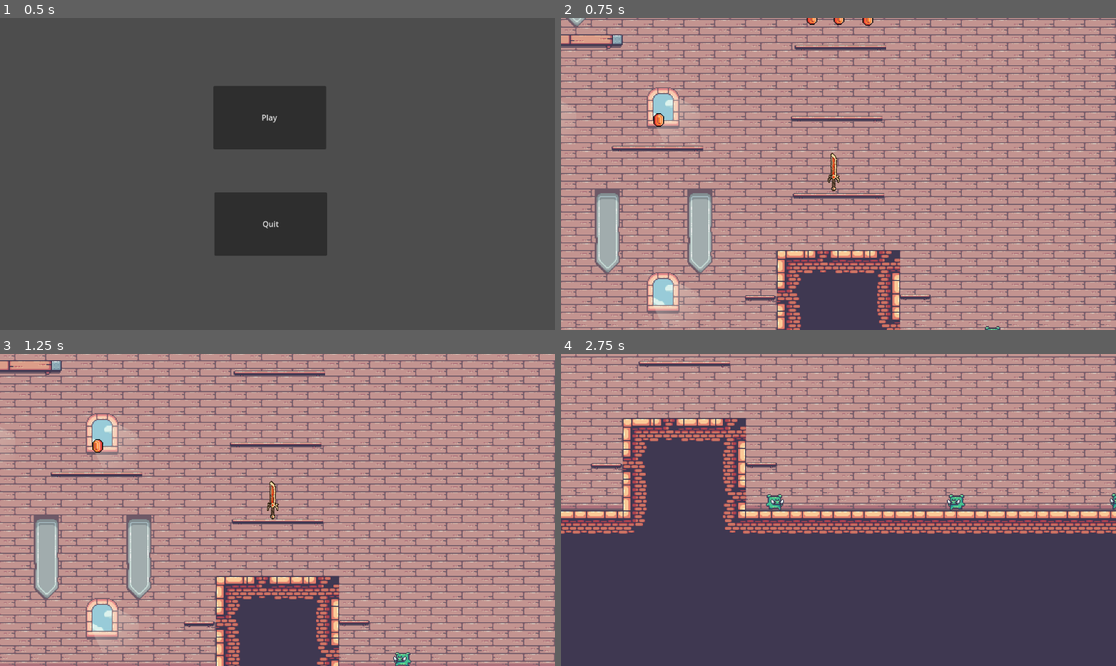
Above: before the commit, frames 1-4 (two rows, left to right).
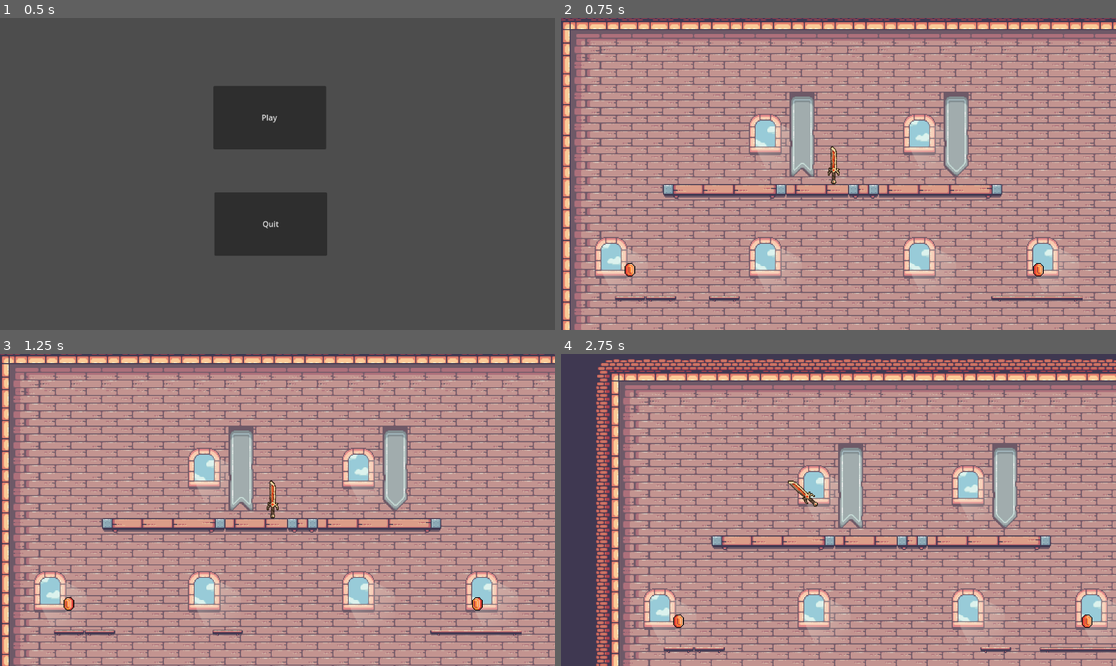
Above: after the commit, the same moments.

Repository: DonTangen/KnifeFight
Game: Godot game, scene res://title_screen.tscn
Same seed, same stepped clock (60 frames per second), same inputs: the game is played once before the commit and once after it.
Inputs (mouse positions are in pixels of both pictures, inside the frame that each line leads up to):
- Up to frame 1 (0.5 s): no input
- Up to frame 2 (0.75 s): click "Play" at 0.5 s
- Up to frame 3 (1.25 s): no input
- Up to frame 4 (2.75 s): move the mouse to (960, 494) at 1.27 s; hold Right mouse button (lunge) 1.28-2.03 s; hold D (move_right) from 1.28 s (still down); click (960, 494) at 1.35 s; tap Space (jump) at 1.52, 1.82, 2.27, 2.3, 2.57 s; move the mouse to (727, 525) at 2.02 s; right-click (727, 525) at 2.1 s

Frame 1 is identical in both runs. In frame 2, 59% of the frame differs, in the area x 0-100%, y 0-100%; in frame 3, 59%; in frame 4, 83%.

Commit message:
chore: working lunging attack

Diff:
--- /dev/null
+++ b/default_bus_layout.tres
@@ -0,0 +1,15 @@
+[gd_resource type="AudioBusLayout" format=3 uid="uid://b1nif4q8n1urk"]
+
+[resource]
+bus/1/name = &"Music"
+bus/1/solo = false
+bus/1/mute = false
+bus/1/bypass_fx = false
+bus/1/volume_db = -11.952
+bus/1/send = &"Master"
+bus/2/name = &"Sound Effects"
+bus/2/solo = false
+bus/2/mute = false
+bus/2/bypass_fx = false
+bus/2/volume_db = 0.0
+bus/2/send = &"Master"
--- a/project.godot
+++ b/project.godot
@@ -10,7 +10,7 @@
 
 [application]
 
-config/name="tempgamename"
+config/name="KnifeFight"
 run/main_scene="res://title_screen.tscn"
 config/features=PackedStringArray("4.3", "GL Compatibility")
 config/icon="res://icon.svg"
--- a/scenes/game.tscn
+++ b/scenes/game.tscn
@@ -8,6 +8,7 @@
 [ext_resource type="PackedScene" uid="uid://brodjchsu5qsm" path="res://scenes/one_way_platform_big.tscn" id="6_l7m1g"]
 [ext_resource type="PackedScene" uid="uid://1ooyai65ai6p" path="res://scenes/one_way_platform_small.tscn" id="7_kyjnp"]
 [ext_resource type="PackedScene" uid="uid://beroim3bxc3dn" path="res://scenes/pig.tscn" id="8_etwnv"]
+[ext_resource type="AudioStream" uid="uid://bxodl0gj7xg3v" path="res://assets/Music/GameJamAwesomeHook.mp3" id="9_6ow23"]
 
 [sub_resource type="TileSetAtlasSource" id="TileSetAtlasSource_0uv3l"]
 texture = ExtResource("2_567as")
@@ -286,7 +287,7 @@
 tile_set = SubResource("TileSet_l4nga")
 
 [node name="SwordPlayer" parent="." instance=ExtResource("3_pxbj5")]
-position = Vector2(348, -110)
+position = Vector2(-46, -264)
 
 [node name="Camera2D" type="Camera2D" parent="SwordPlayer"]
 position = Vector2(5, -4)
@@ -381,3 +382,8 @@
 
 [node name="OneWayPlatformSmall5" parent="OneWayPlatforms" instance=ExtResource("7_kyjnp")]
 position = Vector2(273, 18)
+
+[node name="Music" type="AudioStreamPlayer2D" parent="."]
+stream = ExtResource("9_6ow23")
+autoplay = true
+bus = &"Music"
--- a/scenes/sword_player.tscn
+++ b/scenes/sword_player.tscn
@@ -17,7 +17,8 @@
 mass = 1.5
 physics_material_override = SubResource("PhysicsMaterial_083kb")
 center_of_mass_mode = 1
-center_of_mass = Vector2(0, -10)
+center_of_mass = Vector2(0, -18)
+freeze_mode = 1
 script = ExtResource("1_s38h3")
 
 [node name="Sprite2D" type="Sprite2D" parent="."]
@@ -41,12 +42,22 @@
 [node name="RayCast2D" type="RayCast2D" parent="RayCasts"]
 position = Vector2(0, -32)
 rotation = -0.702915
-target_position = Vector2(4, 4)
+target_position = Vector2(4.57776, 3.87867)
 
 [node name="RayCast2D2" type="RayCast2D" parent="RayCasts"]
 position = Vector2(0, -32)
 rotation = -0.702915
 target_position = Vector2(4, -5)
+
+[node name="RayCast2D13" type="RayCast2D" parent="RayCasts"]
+position = Vector2(0, -32)
+rotation = -0.702915
+target_position = Vector2(6.28407, -1.22902)
+
+[node name="RayCast2D14" type="RayCast2D" parent="RayCasts"]
+position = Vector2(0, -32)
+rotation = -0.702915
+target_position = Vector2(-0.582581, -7.04703)
 
 [node name="RayCast2D3" type="RayCast2D" parent="RayCasts"]
 position = Vector2(0, -32)
@@ -83,5 +94,25 @@
 rotation = 2.43575
 target_position = Vector2(-5, -4)
 
+[node name="RayCast2D10" type="RayCast2D" parent="RayCasts"]
+position = Vector2(-1, -27)
+rotation = -0.686575
+target_position = Vector2(-5, -4)
+
+[node name="RayCast2D11" type="RayCast2D" parent="RayCasts"]
+position = Vector2(-0.999999, -21)
+rotation = -0.686575
+target_position = Vector2(-5, -4)
+
+[node name="RayCast2D12" type="RayCast2D" parent="RayCasts"]
+position = Vector2(-0.999999, -16)
+rotation = -0.686575
+target_position = Vector2(-5, -4)
+
+[node name="Timer" type="Timer" parent="."]
+wait_time = 0.104
+one_shot = true
+
 [connection signal="body_entered" from="." to="." method="_on_body_entered"]
 [connection signal="body_entered" from="PlayerKill" to="." method="_on_player_kill_body_entered"]
+[connection signal="timeout" from="Timer" to="." method="_on_timer_timeout"]
--- a/scripts/player_kill.gd
+++ b/scripts/player_kill.gd
@@ -1,5 +1,4 @@
 extends Area2D
-
 
 func _on_body_entered(_body: Node2D) -> void:
 	pass
--- a/scripts/sword_player.gd
+++ b/scripts/sword_player.gd
@@ -3,11 +3,17 @@
 
 const speed = 500.0
 const JUMP_VELOCITY = -650.0
-const rotation_speed = 4
+const rotation_speed = 5
 const attack_rotation = 120
 const launch = 100
 var n = 0
 var power = 0
+var is_lunging = 0
+var lunge_direction = Vector2.ZERO
+var previous_pos = Vector2.ZERO
+var timer_expired = 0
+var is_stuck = 0
+var is_charging = 0
 
 @onready var rb: RigidBody2D = $"."
 @onready var sprite: Sprite2D = $Sprite2D
@@ -23,11 +29,18 @@
 @onready var ray_cast_8: RayCast2D = $RayCasts/RayCast2D8
 @onready var ray_cast_9: RayCast2D = $RayCasts/RayCast2D9
 @onready var pig: Node2D = $"."
+@onready var ray_cast_10: RayCast2D = $RayCasts/RayCast2D10
+@onready var ray_cast_11: RayCast2D = $RayCasts/RayCast2D11
+@onready var ray_cast_12: RayCast2D = $RayCasts/RayCast2D12
+@onready var ray_cast_13: RayCast2D = $RayCasts/RayCast2D13
+@onready var ray_cast_14: RayCast2D = $RayCasts/RayCast2D14
+@onready var timer: Timer = $Timer
 
 func _integrate_forces(_state: PhysicsDirectBodyState2D) -> void:
-
 	# Get the input direction and handle the movement/deceleration.
-	var direction := Input.get_action_strength("move_right") - Input.get_action_strength("move_left")
+	var direction = 0
+	if is_stuck == 0:
+		direction = Input.get_action_strength("move_right") - Input.get_action_strength("move_left")
 	var velocity = Vector2(direction, 0) * speed
 	var mouse_pos = get_global_mouse_position()
 
@@ -63,22 +76,30 @@
 	# Fail-safe check for on death collision logic
 	if is_instance_valid(collision_shape):
 		# Rotation
-		if Input.is_action_pressed("rotate_left"):
+		if Input.is_action_pressed("rotate_left") and is_stuck == 0:
+			self.freeze = false
+			self.gravity_scale = 1
 			if n == 0:
 				if not ray_cast.is_colliding():
 					self.rotation_degrees += rotation_speed
-					self.angular_velocity = 1
-		if Input.is_action_pressed("rotate_right"):
+					self.angular_velocity = 2
+		if Input.is_action_pressed("rotate_right") and is_stuck == 0:
+			self.freeze = false
+			self.gravity_scale = 1
 			if n == 0:
 				if not ray_cast_3.is_colliding():
 					self.rotation_degrees -= rotation_speed
-					self.angular_velocity = 1
+					self.angular_velocity = 2
 		# Handle jump.
 		if Input.is_action_just_pressed("jump"):
-			if ray_cast.is_colliding() or ray_cast_2.is_colliding() or ray_cast_3.is_colliding() or ray_cast_4.is_colliding() or ray_cast_5.is_colliding() or ray_cast_6.is_colliding():
+			reset_position()
+			self.freeze = false
+			self.gravity_scale = 1
+			if (ray_cast.is_colliding() or ray_cast_2.is_colliding() or ray_cast_3.is_colliding() or ray_cast_4.is_colliding() or ray_cast_5.is_colliding() or ray_cast_6.is_colliding()) and is_stuck != 1:
 				apply_central_impulse(Vector2(0, JUMP_VELOCITY))
+			is_stuck = 0
 		# Sword Swing
-		if Input.is_action_just_pressed("attack-deflect"):
+		if Input.is_action_just_pressed("attack-deflect") and is_stuck == 0:
 			if n == 0:
 				if not (ray_cast.is_colliding() or ray_cast_2.is_colliding() or ray_cast_6.is_colliding()):
 					self.rotation_degrees += attack_rotation / 6.0
@@ -86,34 +107,68 @@
 					n = 1
 		# Lunging Attack
 		if Input.is_action_pressed("lunge"):
-			if ray_cast.is_colliding() or ray_cast_2.is_colliding() or ray_cast_3.is_colliding() or ray_cast_4.is_colliding() or ray_cast_5.is_colliding() or ray_cast_6.is_colliding():
+			reset_position()
+			if ray_cast.is_colliding() or ray_cast_2.is_colliding() or ray_cast_3.is_colliding() or ray_cast_4.is_colliding() or ray_cast_5.is_colliding() or ray_cast_6.is_colliding() or is_stuck == 1 or is_charging == 1:
+				is_charging = 1
+				is_stuck = 0
+				self.apply_force(Vector2(0,0), Vector2(0,0))
 				look_at(mouse_pos)
 				self.rotation_degrees += 90
 				if power <= 7:
-					if mouse_pos.x > 0:
-						self.position.x -= 1
-					if mouse_pos.x < 0:
-						self.position.x += 1
+					sprite.position.y += 2
 				power += 1
 				if power > 8:
 					power = 8
 		if Input.is_action_just_released("lunge"):
-			apply_central_impulse((Vector2(0, -power*2).rotated(self.rotation))*launch)
-			print(mouse_pos)
+			self.freeze = false
+			self.gravity_scale = 1
+			is_lunging = 1
+			is_charging = 0
+			if is_lunging == 0 and is_stuck == 0:
+				sprite.position.y -= 16
+			apply_central_impulse((Vector2(0, -power*1.25).rotated(self.rotation))*launch)
+			lunge_direction = self.position - previous_pos
 			power = 0
+			timer.start()
+		if (ray_cast_2.is_colliding() or ray_cast_13.is_colliding() or ray_cast_14.is_colliding()) and is_lunging == 1 and timer_expired == 1:
+			#self.set_deferred("freeze", true)
+			self.freeze = true
+			self.gravity_scale = 0
+			sprite.position.y -= 14
+			is_lunging = 0
+			timer_expired = 0
+			is_stuck = 1
+		if (ray_cast.is_colliding() or ray_cast_3.is_colliding() or ray_cast_4.is_colliding() or ray_cast_5.is_colliding() or ray_cast_6.is_colliding() or ray_cast_7.is_colliding() or ray_cast_8.is_colliding() or ray_cast_9.is_colliding() or ray_cast_10.is_colliding() or ray_cast_11.is_colliding() or ray_cast_12.is_colliding()) and is_lunging == 1 and timer_expired == 1:
+			self.freeze = false
+			self.gravity_scale = 1
+			is_lunging = 0
+			timer_expired = 0
 		# Apply movement
 		if direction:
 			self.apply_force(velocity, Vector2(0,0))
 		else:
 			self.apply_force(-velocity, Vector2(0,0))
-	#print(mouse_pos)
 
 	if not is_instance_valid(collision_shape):
 		self.apply_force(-velocity, Vector2(0,0))
+		print("instance not valid")
 
-
+	previous_pos = self.position
+	#print("is stuck")
+	#print(is_stuck)
+	#print("is lunging")
+	#print(is_lunging)
 
 func _on_player_kill_body_entered(body: Node2D) -> void:
 	if Input.is_action_just_pressed("attack-deflect"):
 		if (ray_cast.is_colliding() or ray_cast_7.is_colliding() or ray_cast_8.is_colliding() or ray_cast_9.is_colliding()):
 			body.queue_free()
+
+
+func _on_timer_timeout() -> void:
+	timer_expired = 1
+	reset_position()
+
+func reset_position():
+	var sword_node = get_node("Sprite2D")
+	sword_node.position = Vector2(0, 0)
Not shown, added: assets/Music/GameJamAwesomeHook.mp3.import
Not shown: 1 places in scenes/game.tscn that only renumber resources
Not shown, added: assets/Music/GameJamAwesomeHook.mp3
